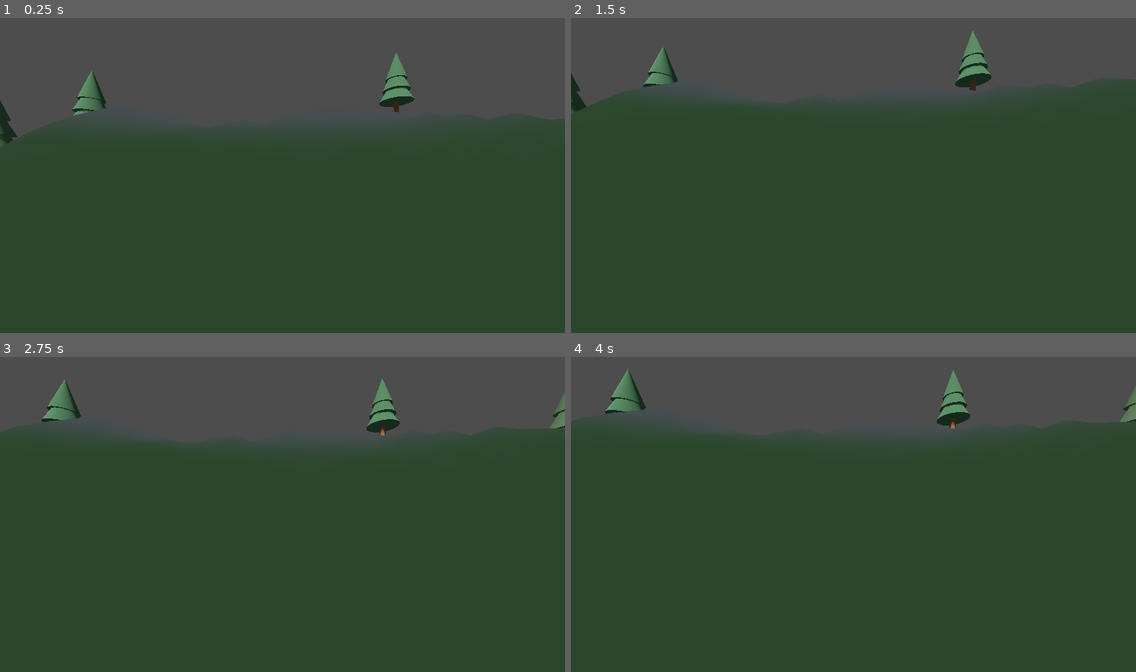
Above: before the commit, frames 1-4 (two rows, left to right).
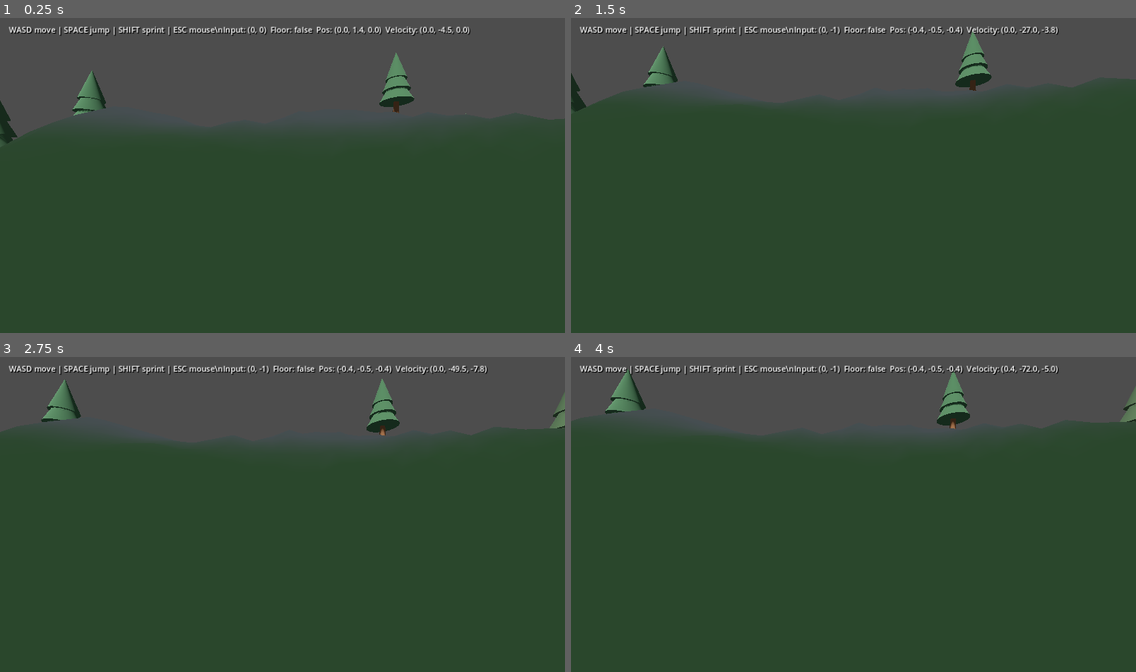
Above: after the commit, the same moments.

Repository: noval000/survival
Game: Godot game, scene res://scenes/Main.tscn
Same seed, same stepped clock (60 frames per second), same inputs: the game is played once before the commit and once after it.
Inputs (mouse positions are in pixels of both pictures, inside the frame that each line leads up to):
- Up to frame 1 (0.25 s): no input
- Up to frame 2 (1.5 s): move the mouse to (881, 172) at 0.52 s; hold Shift (sprint) 0.53-1.28 s; hold W (move_forward) from 0.53 s (still down); tap Space (jump) at 0.77, 0.8, 1.07, 1.35 s; move the mouse to (825, 175) at 1.27 s
- Up to frame 3 (2.75 s): keep holding W (move_forward); tap Space (jump) at 1.52, 1.82, 2.3 s; tap Shift (sprint) at 1.55 s; move the mouse to (293, 508) at 2.02 s; hold Shift (sprint) from 2.03 s (still down)
- Up to frame 4 (4 s): keep holding W (move_forward); move the mouse to (847, 517) at 2.77 s; release Shift (sprint) at 2.78 s; tap Shift (sprint) at 2.85 s; tap Space (jump) at 3.02, 3.32, 3.6, 3.77 s; tap Enter at 3.5 s; move the mouse to (893, 517) at 3.52 s

The runs differ from the first frame. In frame 1, 1.1% of the frame differs, in the area x 1-84%, y 2-6%; in frame 2, 1.1%, in the area x 1-87%, y 2-6%; in frame 3, 1.1%; in frame 4, 1.1%.

Commit message:
Show live input, floor and velocity diagnostics for stuck player

Diff:
--- a/godot/scripts/Player.gd
+++ b/godot/scripts/Player.gd
@@ -8,9 +8,20 @@
 @onready var head: Node3D = $Head
 @onready var camera: Camera3D = $Head/Camera3D
 var gravity := 18.0
+var status_label: Label
 
 func _ready() -> void:
     Input.mouse_mode = Input.MOUSE_MODE_CAPTURED
+    var hud := CanvasLayer.new()
+    hud.name = "MovementDiagnostics"
+    add_child(hud)
+    status_label = Label.new()
+    status_label.position = Vector2(20, 20)
+    status_label.add_theme_font_size_override("font_size", 18)
+    status_label.add_theme_color_override("font_shadow_color", Color.BLACK)
+    status_label.add_theme_constant_override("shadow_offset_x", 2)
+    status_label.add_theme_constant_override("shadow_offset_y", 2)
+    hud.add_child(status_label)
 
 func _unhandled_input(event: InputEvent) -> void:
     if event.is_action_pressed("ui_cancel"):
@@ -41,3 +52,5 @@
     velocity.x = move_toward(velocity.x, wish.x * speed, accel * delta)
     velocity.z = move_toward(velocity.z, wish.z * speed, accel * delta)
     move_and_slide()
+    if status_label != null:
+        status_label.text = "WASD move | SPACE jump | SHIFT sprint | ESC mouse\\nInput: %s  Floor: %s  Pos: (%.1f, %.1f, %.1f)  Velocity: (%.1f, %.1f, %.1f)" % [str(axis), str(is_on_floor()), global_position.x, global_position.y, global_position.z, velocity.x, velocity.y, velocity.z]
